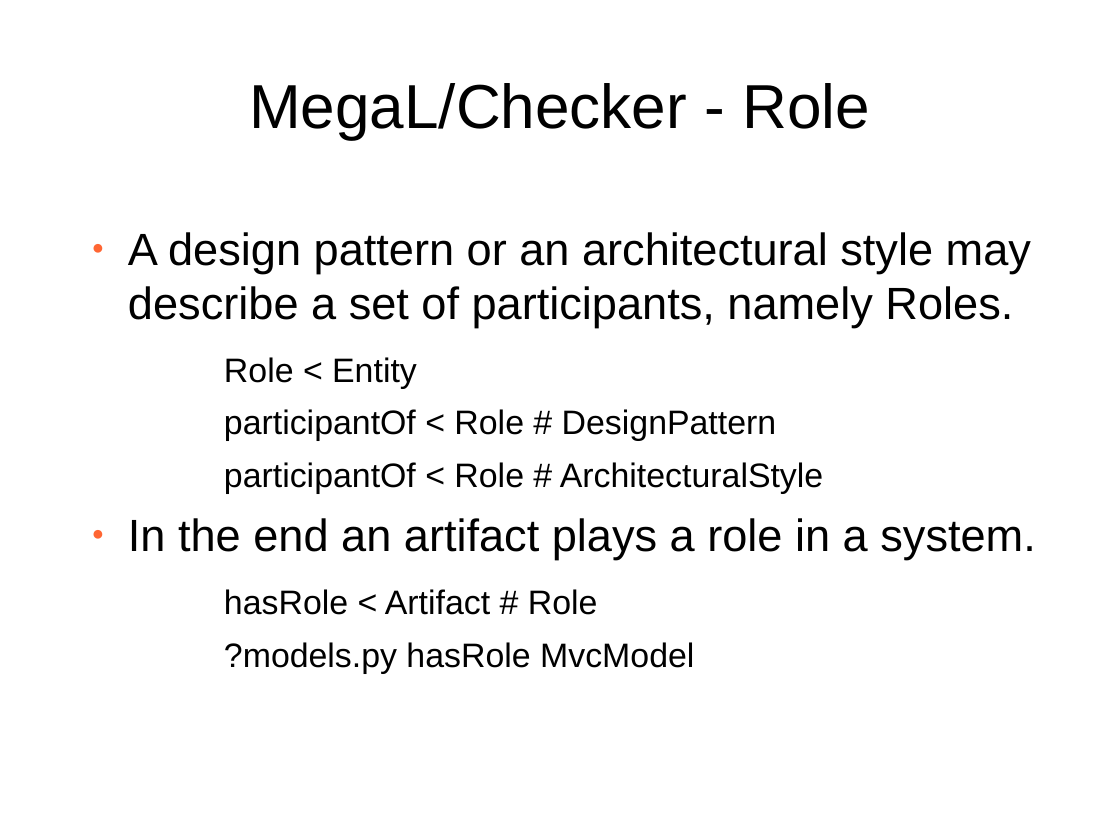
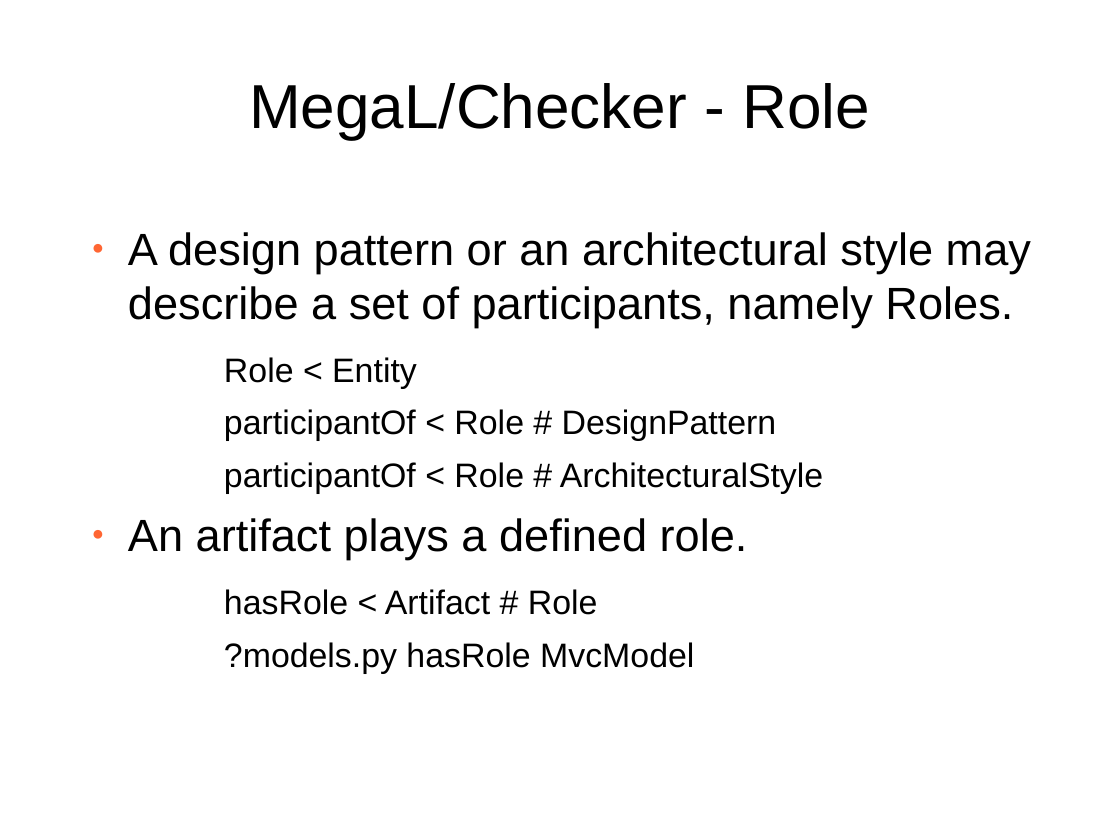
Before and after one commit to softlang/megalib, a slide deck: slide 15 of docs/LanguageDescription.odp. Drawn at 1120x840 pixels with LibreOffice and Linux fonts; fonts in the diff are those of the drawing; background and template pictures are left out. Boxes give left, top, right and bottom in pixels: in the first picture for what was removed or moved away, otherwise in the second. Text is boxed around its words. In the diff, an @@ line names an element or a change of style, - is before the commit and + after.

```diff
--- a/docs/LanguageDescription.odp
+++ b/docs/LanguageDescription.odp
@@ text at (128, 518, 748, 560): text changed @@
-● In the end an artifact plays a role in a system.
+● An artifact plays a defined role.
```
Also in this commit, not shown: 12 other slides changed, 9 slides added, 4 slides removed, 1 other file.
